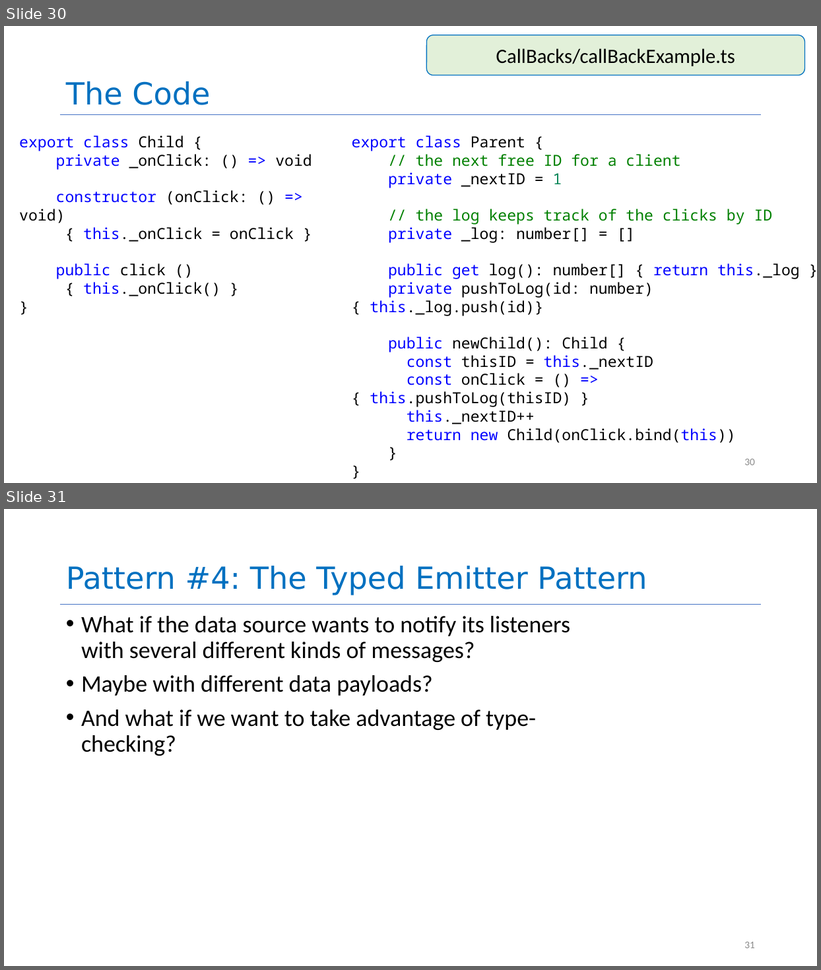
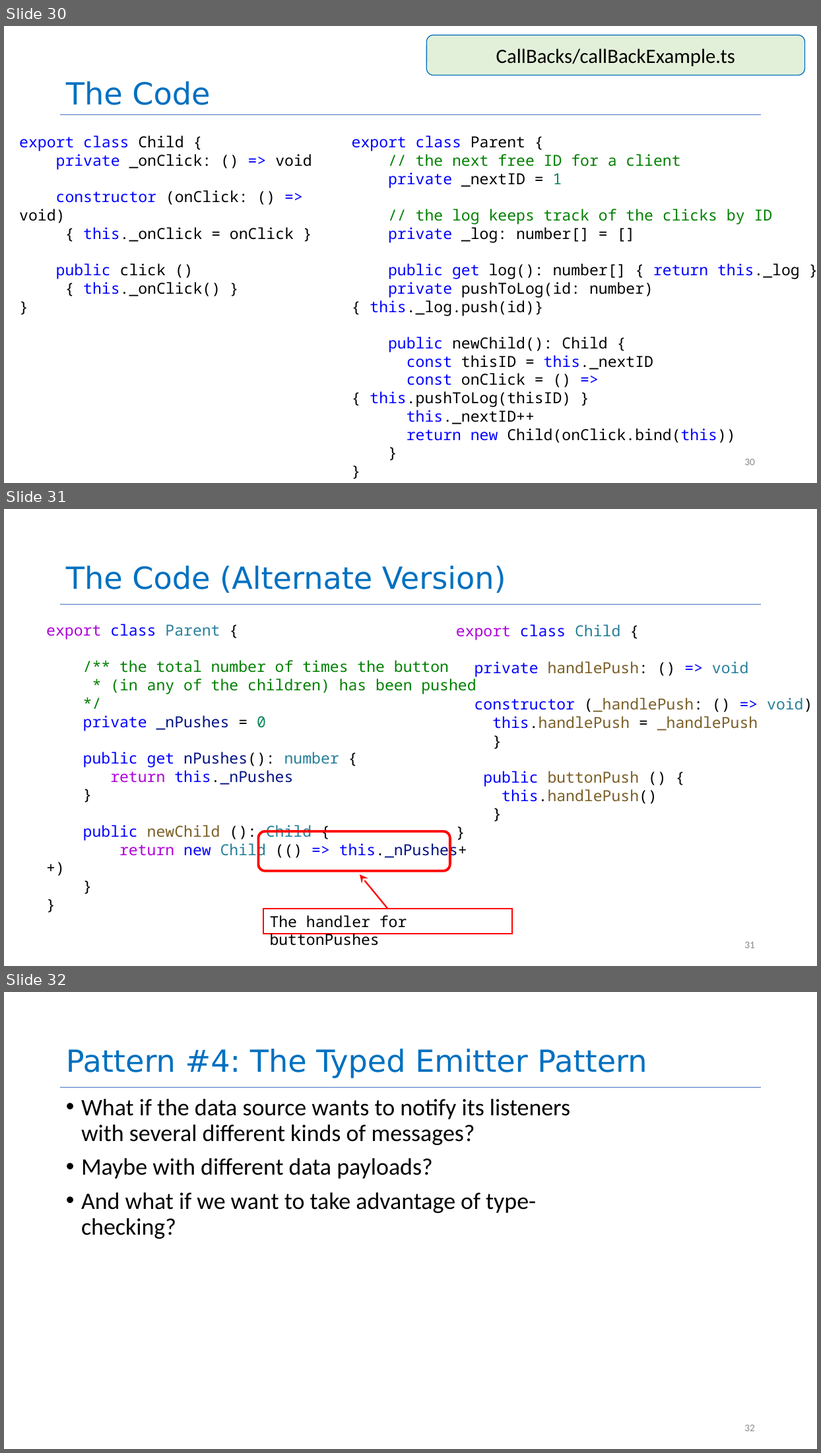
Before and after one commit to neu-se/CS4530-Spring-2025, a slide deck: Slides/Module 05 Interaction-Level Design Patterns.pptx. Shown one above the other, each under a label of ours: slides 30 and 31 before the commit, slides 30, 31 and 32 after it. The pictures are 821x970 and 821x1453 pixels, drawn with LibreOffice and Linux fonts; fonts in the diff are those of the drawing. Boxes give left, top, right and bottom in pixels: in the first picture for what was removed or moved away, otherwise in the second. Text is boxed around its words. In the diff, an @@ line names an element or a change of style, - is before the commit and + after.

```diff
--- a/Slides/Module 05 Interaction-Level Design Patterns.pptx
+++ b/Slides/Module 05 Interaction-Level Design Patterns.pptx
@@ slide 31 added at box(4, 509, 817, 966), background #FFFFFF; not listed: 1 template element that a slide beside it also shows @@
@@ title added at box(66, 566, 506, 593), 36 pt, text #0070C0 @@
+The Code (Alternate Version)
@@ text added at box(46, 624, 476, 859), 18 pt, text #008000 @@
+export class Parent {
+/** the total number of times the button
+* (in any of the children) has been pushed
+*/
+private _nPushes = 0
+public get nPushes(): number {
+return this._nPushes
+}
+public newChild (): Child {
+return new Child (() => this._nPushes++)
+}
+}
@@ text added at box(456, 625, 812, 804), 18 pt, text #795E26 @@
+export class Child {
+private handlePush: () => void
+constructor (_handlePush: () => void) {
+this.handlePush = _handlePush
+}
+public buttonPush () {
+this.handlePush()
+}
+}
@@ rounded rectangle added at box(258, 832, 450, 871), outline #FF0000 3 pt @@
@@ arrow added from (388, 909) to (360, 875), #FF0000 1.75 pt @@
@@ rectangle added at box(264, 909, 513, 933), outline #FF0000 1.5 pt, 18 pt, text #000000 @@
+The handler for buttonPushes
@@ page number added at box(745, 942, 755, 949), 12 pt, text #8C8C8C @@
+31
@@ what was slide 31 is now slide 32 @@
@@ page number at box(745, 1425, 755, 1432): text changed @@
-31
+32
```
Also in this commit, not shown: 3 slides changed, 1 other slide added, 1 other file.
